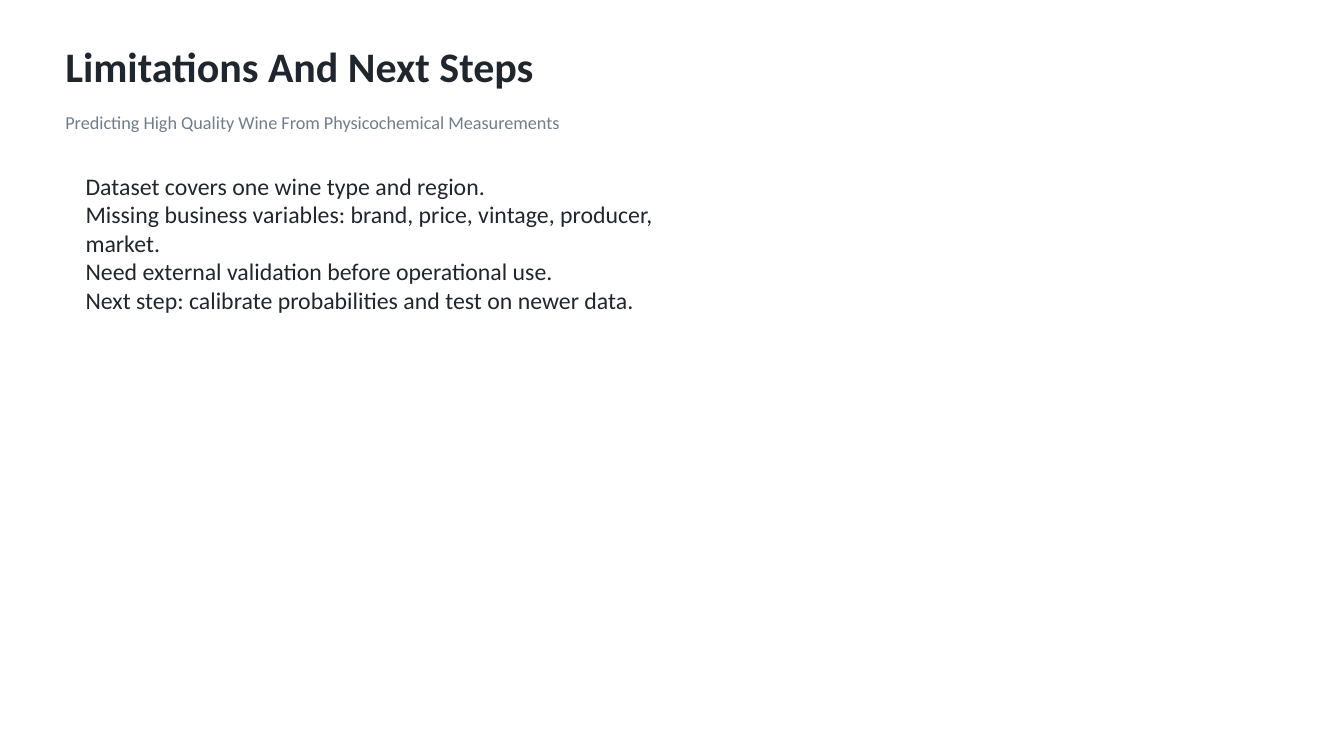
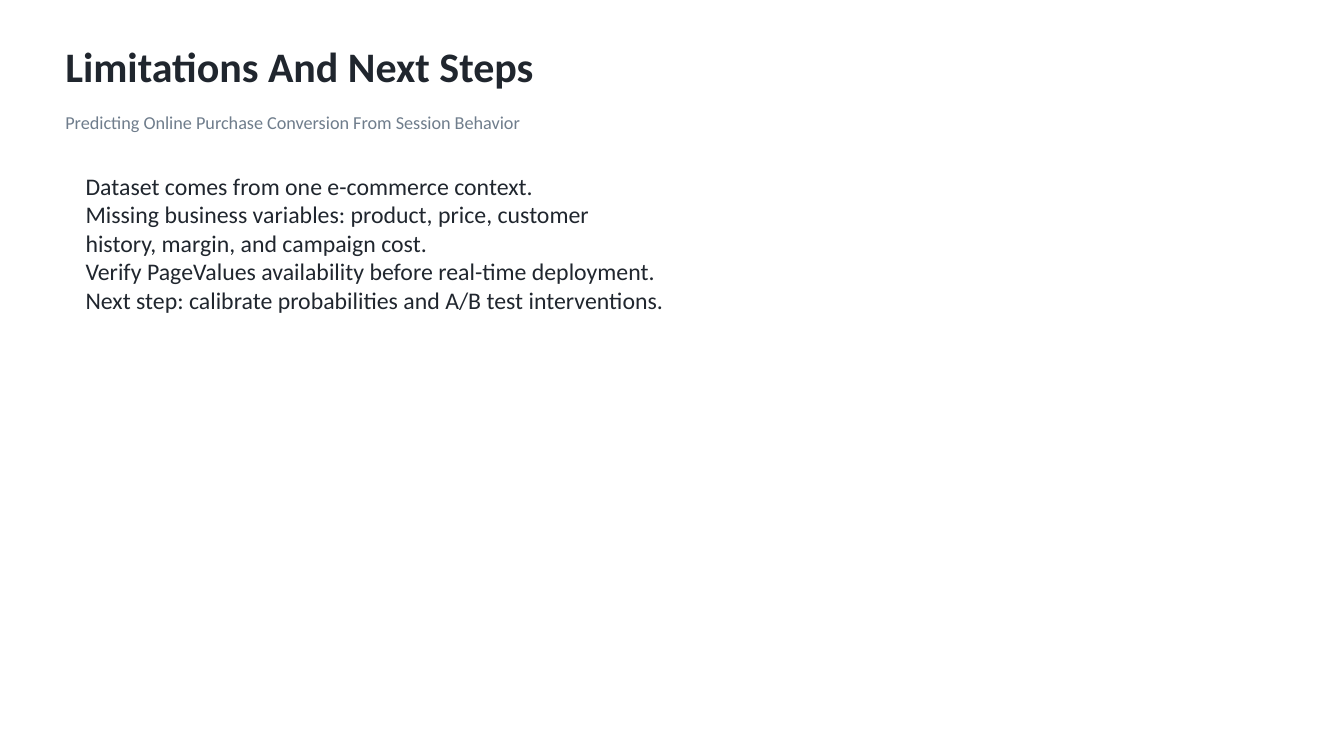
Before and after one commit to nikitarogers333/ads-predictive-modeling-final, a slide deck: slide 13 of Video_Presentation_Slides-Team1.pptx. Drawn at 1344x756 pixels with LibreOffice and Linux fonts; fonts in the diff are those of the drawing. Boxes give left, top, right and bottom in pixels: in the first picture for what was removed or moved away, otherwise in the second. Text is boxed around its words. In the diff, an @@ line names an element or a change of style, - is before the commit and + after.

Commit message:
Replace wine dataset with online shoppers conversion project

```diff
--- a/Video_Presentation_Slides-Team1.pptx
+++ b/Video_Presentation_Slides-Team1.pptx
@@ text at box(65, 116, 520, 132): text changed @@
-Predicting High Quality Wine From Physicochemical Measurements
+Predicting Online Purchase Conversion From Session Behavior
@@ text at box(86, 178, 663, 313): text changed @@
-Dataset covers one wine type and region.
-Missing business variables: brand, price, vintage, producer, market.
-Need external validation before operational use.
-Next step: calibrate probabilities and test on newer data.
+Dataset comes from one e-commerce context.
+Missing business variables: product, price, customer history, margin, and campaign cost.
+Verify PageValues availability before real-time deployment.
+Next step: calibrate probabilities and A/B test interventions.
```
Also in this commit, not shown: 13 other slides changed, 38 other files.
